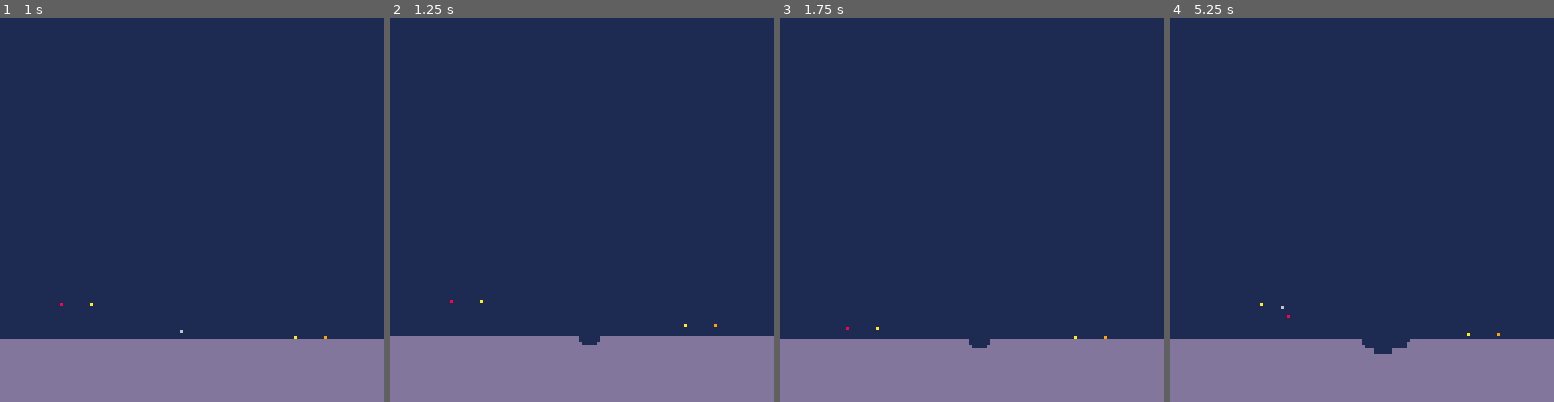
Above: before the commit, frames 1-4 (left to right).
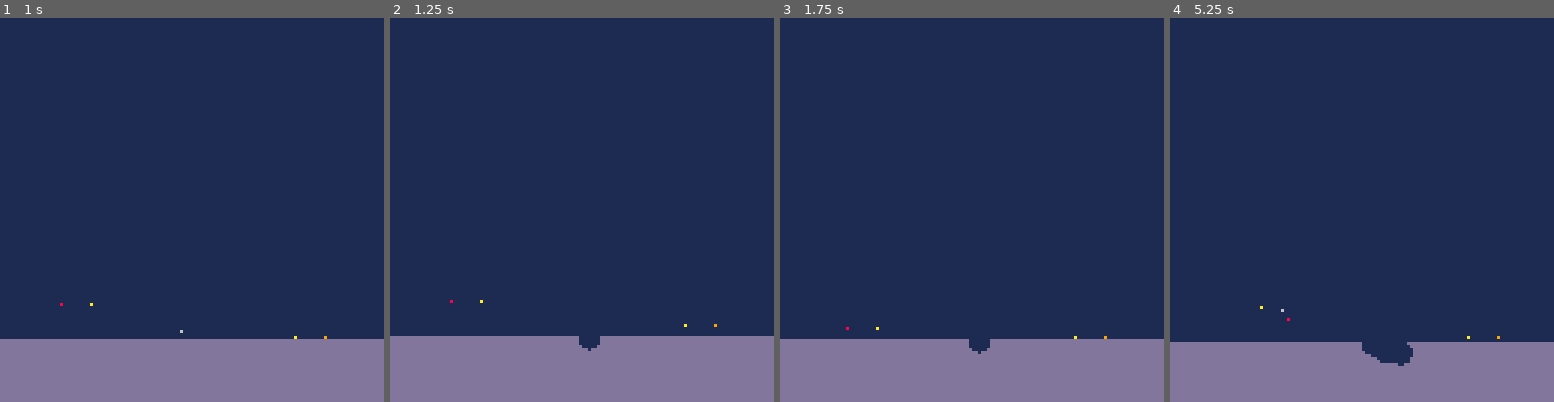
Above: after the commit, the same moments.

Repository: iamapea/miniature_jam
Game: PICO-8 cartridge mini.p8
Two runs of this game, one before a commit and one after it. Both use one fixed random seed, a clock stepped at 60 frames per second and the inputs below.
Inputs:
- Up to frame 1 (1 s): tap X (X key) at 0.33 s; tap O (Z key) at 0.7 s
- Up to frame 2 (1.25 s): tap X (X key) at 1.07 s
- Up to frame 3 (1.75 s): hold Right from 1.6 s (still down); tap O (Z key) at 1.7 s
- Up to frame 4 (5.25 s): tap X (X key) every 1.12 s from 1.85 to 5.2 s; release Right at 2.1 s; tap O (Z key) every 0.4 s from 2.1 to 4.9 s; hold Up 2.15-2.42 s; hold Right 2.47-3.03 s; hold Left 3.08-3.58 s; hold Down 3.63-3.97 s; hold Right 4.02-4.68 s; hold Up 4.73-5.03 s; hold Left from 5.08 s (still down)

Frame 1 is identical in both runs. In frame 2, less than 0.1% of the frame differs, in the area x 49-55%, y 84-87%; in frame 3, less than 0.1%; in frame 4, 1.1%, in the area x 0-100%, y 74-91%.

Commit message:
more collision fixes

Diff:
--- a/mini.p8
+++ b/mini.p8
@@ -41,7 +41,7 @@
 function init_ground()
  g = {}
  iy=world_size_y-ground_height
- for i=iy, world_size_y+1 do
+ for i=iy, world_size_y+2 do
   g_row = {}
   ix = -2
   add(g_row,new_ground(ix,i,ground_color))
@@ -217,11 +217,13 @@
 function collision_ground(t)
  -- if current pixel is ground
  if pget(t.x,t.y)==ground_color then
-  if t.vy < 0 then
-   --move down out of ground
-   while  pget(t.x,t.y)==ground_color do
-    t.y = flr(t.y)+1
-   end
+  if t.is_explosive then
+   explode(t)
+  end
+  --todo fix going into ground when at lower screen edge
+  if t.vy < 0 and
+     t.y < world_size_y-1 then
+   t.y = flr(t.y)+1
    t.vy = 0
   else
    --move up out of ground
@@ -229,9 +231,6 @@
     t.y = flr(t.y)-1
    end
    t.is_airborne = false
-  end
-  if t.is_explosive then
-   explode(t)
   end
  end
 end
